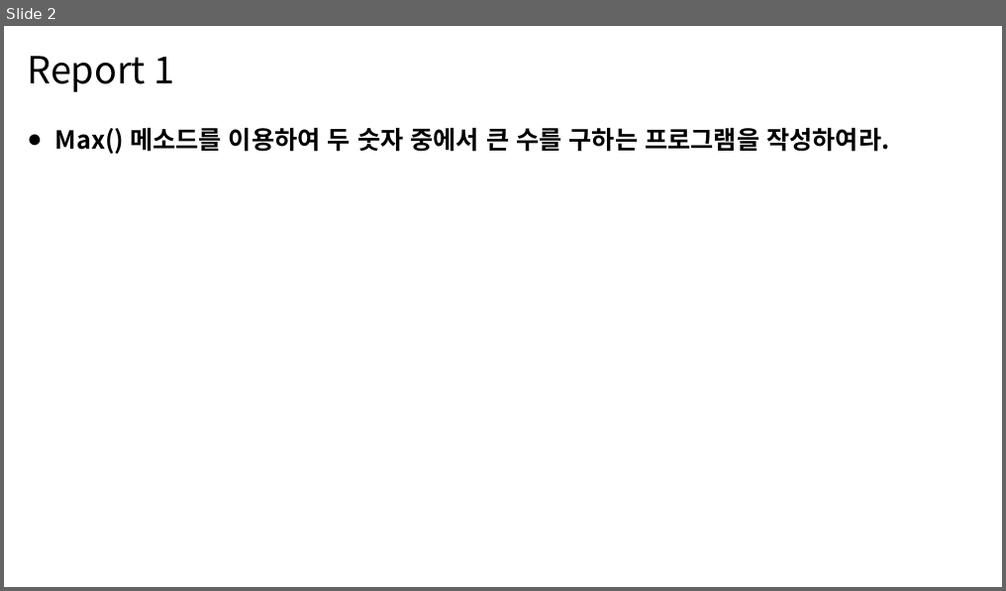
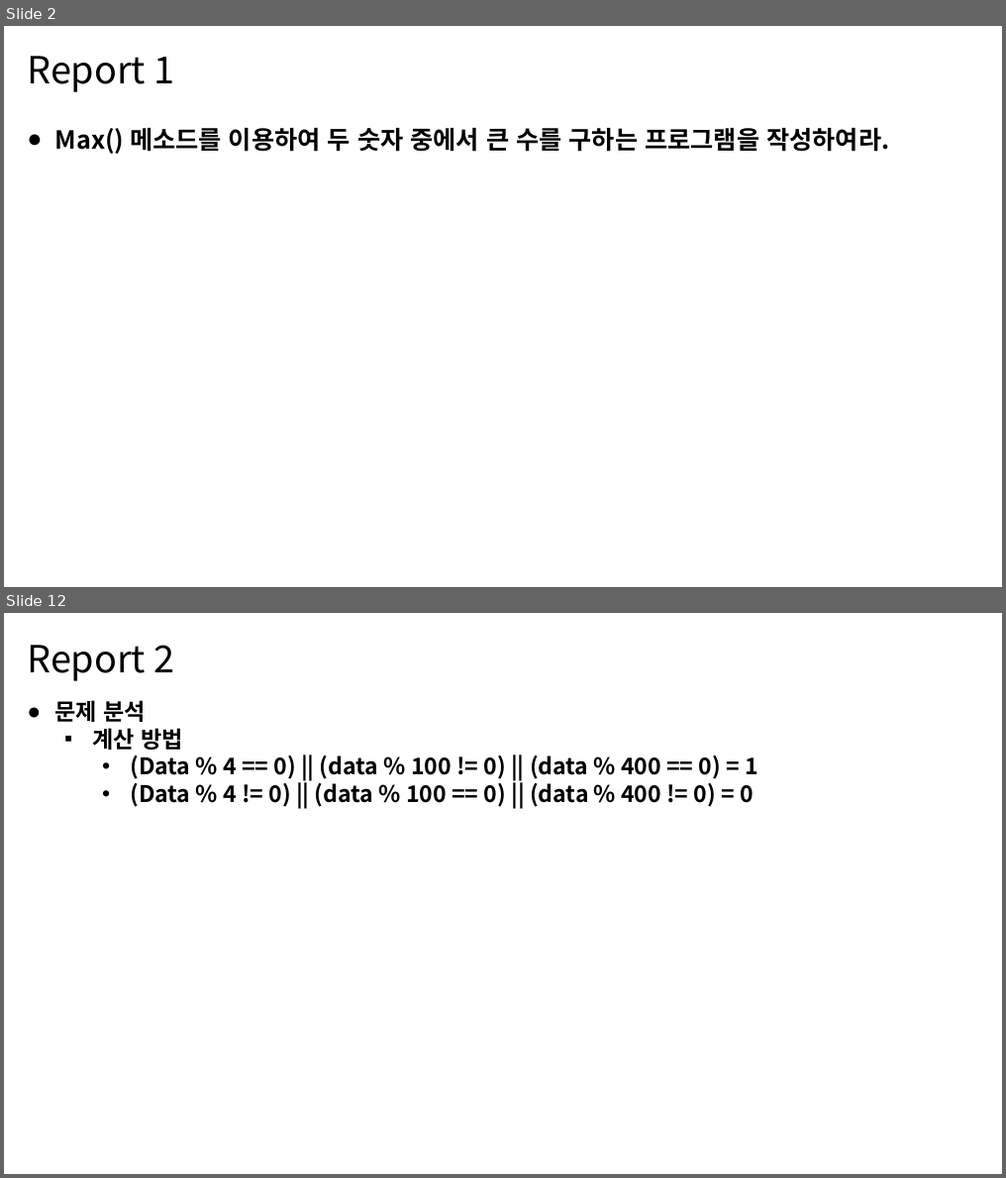
Before and after one commit to MDR-Evan/KBU-ProgrammingLanguageUtilization1, a slide deck: [과제]/[12주차]/12차-김진용-2301111.pptx. Shown one above the other, each under a label of ours: slide 2 before the commit, slides 2 and 12 after it; the slides between them are not shown. The pictures are 1006x591 and 1006x1178 pixels, drawn with LibreOffice and Linux fonts; fonts in the diff are those of the drawing. Boxes give left, top, right and bottom in pixels: in the first picture for what was removed or moved away, otherwise in the second. Text is boxed around its words. In the diff, an @@ line names an element or a change of style, - is before the commit and + after.

```diff
--- a/[과제]/[12주차]/12차-김진용-2301111.pptx
+++ b/[과제]/[12주차]/12차-김진용-2301111.pptx
@@ slide 12 added at box(4, 613, 1002, 1174), background #FFFFFF @@
@@ text added at box(27, 645, 175, 681), 36 pt, text #000000 @@
+Report 2
@@ text added at box(55, 700, 758, 807), 22 pt, text #000000, bold @@
+● 문제 분석
+  ▪ 계산 방법
+    • (Data % 4 == 0) || (data % 100 != 0) || (data % 400 == 0) = 1
+    • (Data % 4 != 0) || (data % 100 == 0) || (data % 400 != 0) = 0
```
Also in this commit, not shown: 3 slides changed, 11 other slides added, 6 slides removed, 2 other files.
